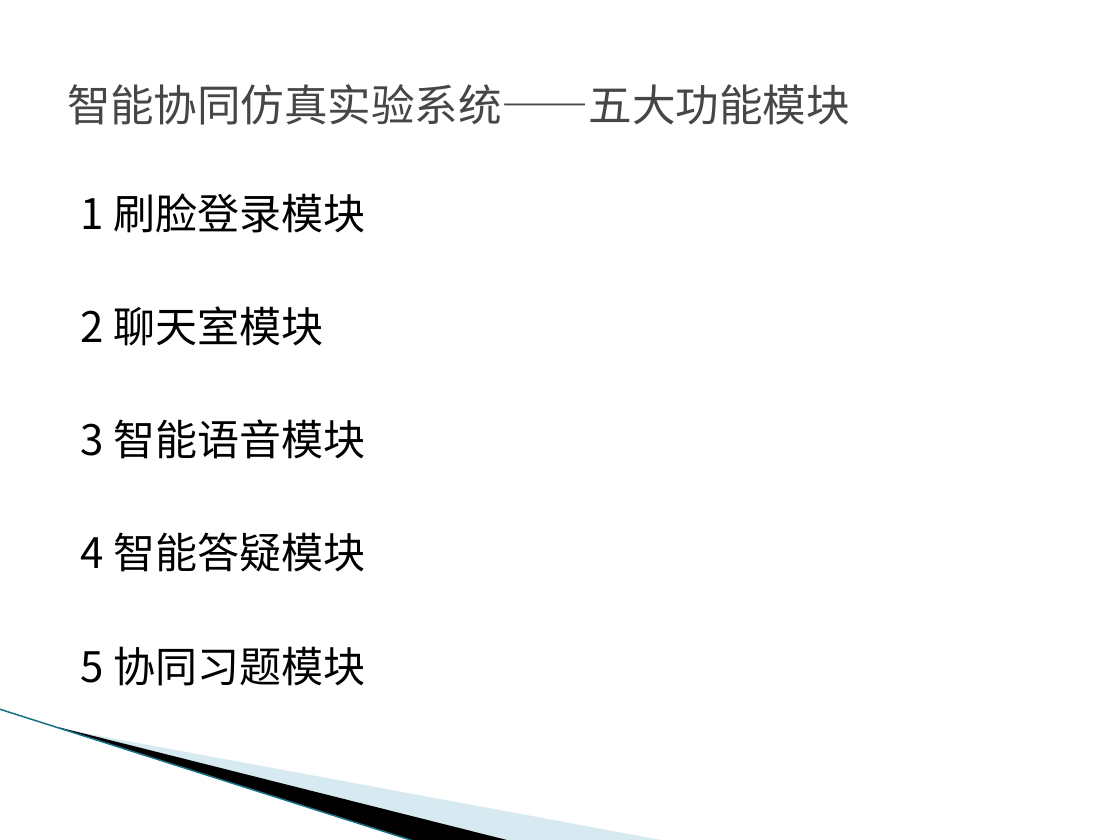
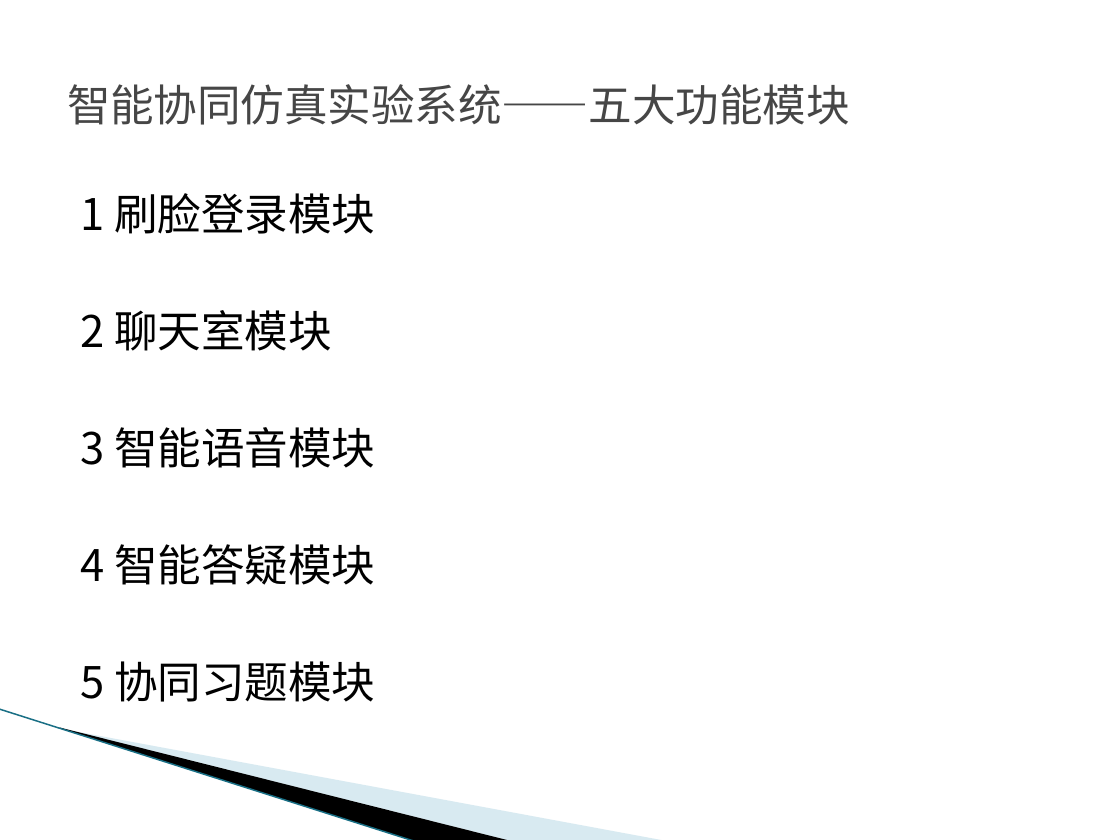
Before and after one commit to zxy15914507674/bishe, a slide deck: slide 8 of 张祥裕答辩PPT.pptx. Drawn at 1120x840 pixels with LibreOffice and Linux fonts; fonts in the diff are those of the drawing; background and template pictures are left out. Boxes give left, top, right and bottom in pixels: in the first picture for what was removed or moved away, otherwise in the second. Text is boxed around its words. In the diff, an @@ line names an element or a change of style, - is before the commit and + after.

Commit message:
智能语音模块和智能答疑模块完成

```diff
--- a/张祥裕答辩PPT.pptx
+++ b/张祥裕答辩PPT.pptx
@@ text "1 刷脸登录模块" at <box>81,193,375,702</box>: size 27 to 28 pt @@
```
Also in this commit, not shown: 1 other slide changed, 4 slides added.
